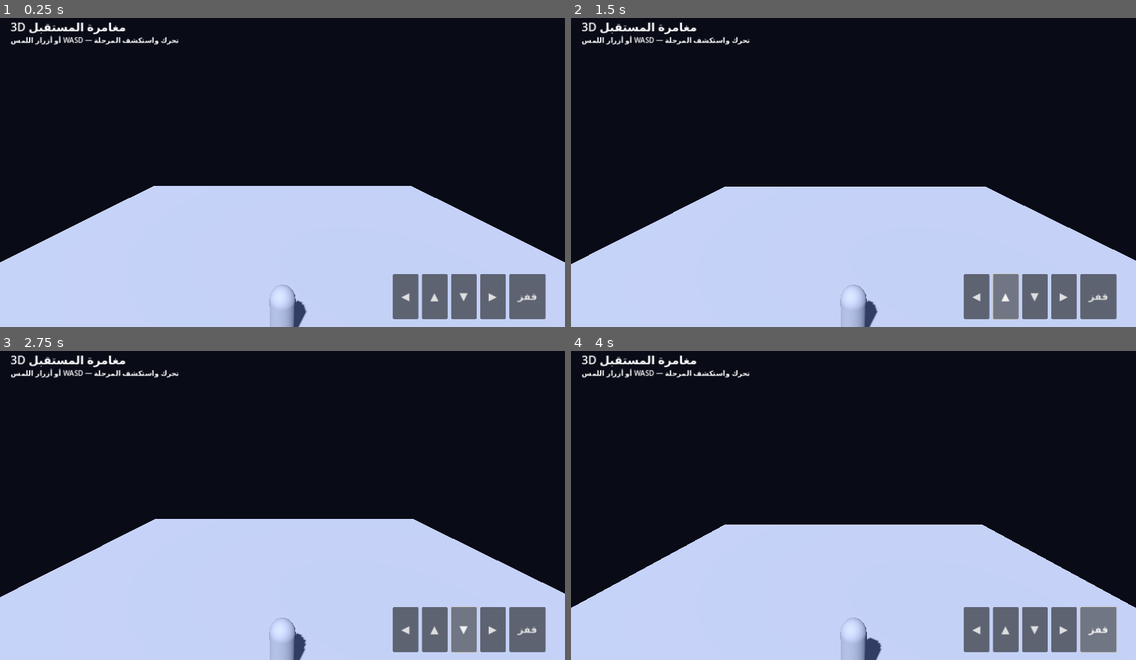
Above: before the commit, frames 1-4 (two rows, left to right).
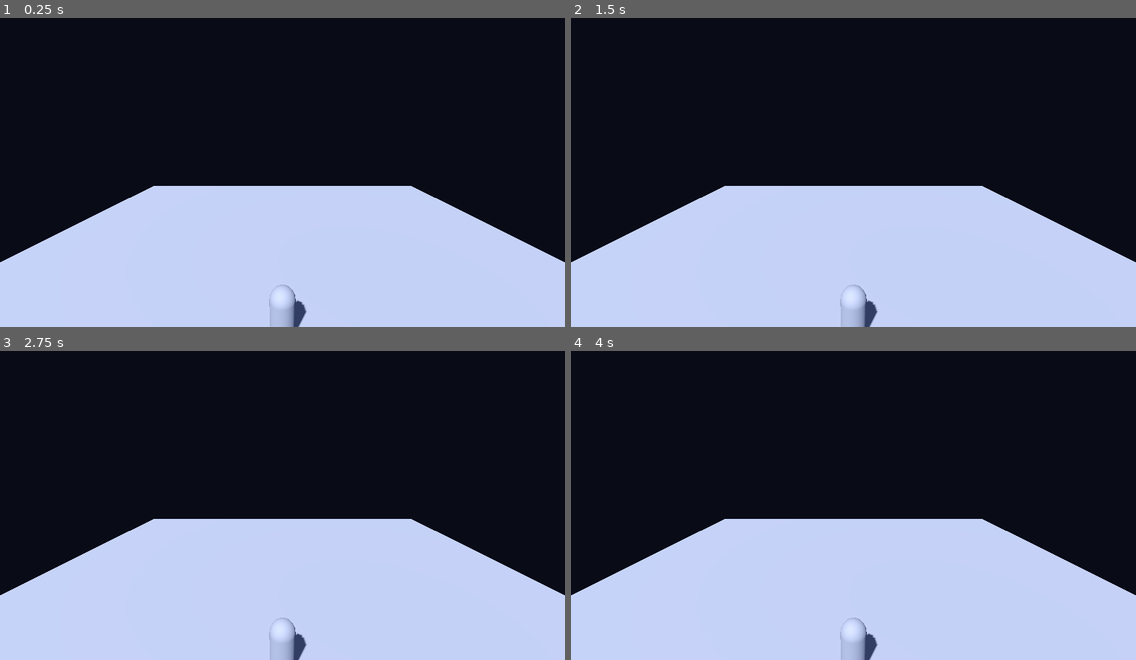
Above: after the commit, the same moments.

Repository: husinalzerjaoe-ship-it/future-youth-forum
Game: Godot game, scene res://scenes/main.tscn
Same seed, same stepped clock (60 frames per second), same inputs: the game is played once before the commit and once after it.
Inputs (mouse positions are in pixels of both pictures, inside the frame that each line leads up to):
- Up to frame 1 (0.25 s): no input
- Up to frame 2 (1.5 s): click (977, 296) at 0.5 s, where only the run before the commit has a clickable "◀"; click (1006, 296) at 1.25 s, where only the run before the commit has a clickable "▲"
- Up to frame 3 (2.75 s): click (463, 629) at 2 s, where only the run before the commit has a clickable "▼"
- Up to frame 4 (4 s): click (1062, 629) at 2.75 s, where only the run before the commit has a clickable "▶"; click (1096, 629) at 3.5 s, where only the run before the commit has a clickable "قفز"

The runs differ from the first frame. In frame 1, 4.2% of the frame differs, in the area x 1-97%, y 1-98%; in frame 2, 4.6%; in frame 3, 4.5%; in frame 4, 6.8%, in the area x 0-100%, y 1-100%.
Error after the commit: Parse Error: Cannot infer the type of "lane" variable because the value doesn't have a set type. (res://scripts/main.gd:126)

Commit message:
Add three playable 3D mini-adventure modes and mobile controls

Diff:
--- a/godot/scripts/main.gd
+++ b/godot/scripts/main.gd
@@ -2,28 +2,56 @@
 
 @onready var player: CharacterBody3D = $Player
 
+var _score := 0
+var _total := 0
+var _mode := "treasure"
+var _score_label: Label
+var _status_label: Label
+var _level_root: Node3D
+
+const MODES := {
+    "treasure": "كنز الجزر",
+    "runner": "سباق الحواجز",
+    "targets": "صياد الأهداف"
+}
+
 func _ready() -> void:
+    _level_root = Node3D.new()
+    _level_root.name = "GeneratedLevel"
+    add_child(_level_root)
     _build_mobile_hud()
+    _load_mode("treasure")
 
 func _build_mobile_hud() -> void:
     var layer := CanvasLayer.new()
     add_child(layer)
-
     var root := Control.new()
     root.set_anchors_and_offsets_preset(Control.PRESET_FULL_RECT)
     layer.add_child(root)
 
     var title := Label.new()
-    title.text = "مغامرة المستقبل 3D"
-    title.position = Vector2(24, 20)
-    title.add_theme_font_size_override("font_size", 26)
+    title.text = "مغامرات المستقبل 3D"
+    title.position = Vector2(20, 12)
+    title.add_theme_font_size_override("font_size", 25)
     root.add_child(title)
 
-    var hint := Label.new()
-    hint.text = "تحرك واستكشف المرحلة — WASD أو أزرار اللمس"
-    hint.position = Vector2(24, 58)
-    hint.add_theme_font_size_override("font_size", 16)
-    root.add_child(hint)
+    _score_label = Label.new()
+    _score_label.position = Vector2(20, 48)
+    _score_label.add_theme_font_size_override("font_size", 18)
+    root.add_child(_score_label)
+
+    _status_label = Label.new()
+    _status_label.position = Vector2(20, 76)
+    _status_label.add_theme_font_size_override("font_size", 15)
+    root.add_child(_status_label)
+
+    var modes := HBoxContainer.new()
+    modes.position = Vector2(16, 112)
+    modes.add_theme_constant_override("separation", 7)
+    root.add_child(modes)
+    _add_mode_button(modes, "كنز", "treasure")
+    _add_mode_button(modes, "حواجز", "runner")
+    _add_mode_button(modes, "أهداف", "targets")
 
     var controls := HBoxContainer.new()
     controls.anchor_left = 1.0
@@ -31,12 +59,11 @@
     controls.anchor_right = 1.0
     controls.anchor_bottom = 1.0
     controls.offset_left = -390
-    controls.offset_top = -120
-    controls.offset_right = -18
-    controls.offset_bottom = -18
-    controls.add_theme_constant_override("separation", 8)
+    controls.offset_top = -112
+    controls.offset_right = -14
+    controls.offset_bottom = -14
+    controls.add_theme_constant_override("separation", 7)
     root.add_child(controls)
-
     _add_move_button(controls, "◀", Vector2.LEFT)
     _add_move_button(controls, "▲", Vector2.UP)
     _add_move_button(controls, "▼", Vector2.DOWN)
@@ -44,16 +71,127 @@
 
     var jump := Button.new()
     jump.text = "قفز"
-    jump.custom_minimum_size = Vector2(82, 82)
-    jump.add_theme_font_size_override("font_size", 22)
+    jump.custom_minimum_size = Vector2(76, 76)
+    jump.add_theme_font_size_override("font_size", 20)
     jump.button_down.connect(player.request_mobile_jump)
     controls.add_child(jump)
+
+func _add_mode_button(parent: HBoxContainer, caption: String, mode: String) -> void:
+    var button := Button.new()
+    button.text = caption
+    button.custom_minimum_size = Vector2(90, 42)
+    button.pressed.connect(func(): _load_mode(mode))
+    parent.add_child(button)
 
 func _add_move_button(parent: HBoxContainer, caption: String, direction: Vector2) -> void:
     var button := Button.new()
     button.text = caption
-    button.custom_minimum_size = Vector2(58, 82)
-    button.add_theme_font_size_override("font_size", 24)
+    button.custom_minimum_size = Vector2(54, 76)
+    button.add_theme_font_size_override("font_size", 22)
     button.button_down.connect(func(): player.set_mobile_move(direction))
     button.button_up.connect(func(): player.set_mobile_move(Vector2.ZERO))
     parent.add_child(button)
+
+func _load_mode(mode: String) -> void:
+    _mode = mode
+    _score = 0
+    _level_root.queue_free()
+    _level_root = Node3D.new()
+    _level_root.name = "GeneratedLevel"
+    add_child(_level_root)
+    player.global_position = Vector3(0, 1.1, 7)
+    player.velocity = Vector3.ZERO
+
+    match _mode:
+        "treasure":
+            _build_treasure_level()
+        "runner":
+            _build_runner_level()
+        "targets":
+            _build_target_level()
+    _update_score()
+    _status_label.text = MODES[_mode] + " — اجمع كل العناصر!"
+
+func _build_treasure_level() -> void:
+    _total = 12
+    for i in range(12):
+        var x := float((i % 4) * 5 - 7)
+        var z := float(-4 - int(i / 4) * 6)
+        _add_pickup(Vector3(x, 1.0 + float(i % 3) * 0.4, z), Color(1.0, 0.78, 0.18), "جوهرة")
+
+func _build_runner_level() -> void:
+    _total = 8
+    for i in range(8):
+        var z := -3.0 - float(i) * 3.0
+        var lane := [-3.0, 0.0, 3.0][i % 3]
+        _add_box(Vector3(lane, 0.55, z), Vector3(1.6, 1.1, 1.2), Color(0.9, 0.25, 0.35))
+        _add_pickup(Vector3(-lane, 1.0, z - 1.2), Color(0.25, 0.9, 0.85), "شارة")
+    _total = 8
+    _status_label.text = "اقفز فوق الحواجز واجمع الشارات"
+
+func _build_target_level() -> void:
+    _total = 10
+    for i in range(10):
+        var angle := TAU * float(i) / 10.0
+        var position := Vector3(cos(angle) * 8.0, 1.2 + float(i % 3), -7.0 + sin(angle) * 5.0)
+        _add_pickup(position, Color(0.35, 0.65, 1.0), "هدف")
+    _status_label.text = "تحرك نحو الأهداف المضيئة واجمعها"
+
+func _add_box(position: Vector3, size: Vector3, color: Color) -> void:
+    var body := StaticBody3D.new()
+    body.position = position
+    _level_root.add_child(body)
+    var mesh_instance := MeshInstance3D.new()
+    var mesh := BoxMesh.new()
+    mesh.size = size
+    mesh_instance.mesh = mesh
+    var material := StandardMaterial3D.new()
+    material.albedo_color = color
+    material.metallic = 0.25
+    material.roughness = 0.35
+    mesh_instance.material_override = material
+    body.add_child(mesh_instance)
+    var collision := CollisionShape3D.new()
+    var shape := BoxShape3D.new()
+    shape.size = size
+    collision.shape = shape
+    body.add_child(collision)
+
+func _add_pickup(position: Vector3, color: Color, kind: String) -> void:
+    var pickup := Area3D.new()
+    pickup.position = position
+    pickup.collision_layer = 0
+    pickup.collision_mask = 1
+    _level_root.add_child(pickup)
+
+    var mesh_instance := MeshInstance3D.new()
+    var mesh := SphereMesh.new()
+    mesh.radius = 0.42
+    mesh.height = 0.84
+    mesh_instance.mesh = mesh
+    var material := StandardMaterial3D.new()
+    material.albedo_color = color
+    material.emission_enabled = true
+    material.emission = color
+    material.emission_energy_multiplier = 1.2
+    mesh_instance.material_override = material
+    pickup.add_child(mesh_instance)
+
+    var collision := CollisionShape3D.new()
+    var shape := SphereShape3D.new()
+    shape.radius = 0.8
+    collision.shape = shape
+    pickup.add_child(collision)
+    pickup.body_entered.connect(_on_pickup_entered.bind(pickup, kind))
+
+func _on_pickup_entered(body: Node3D, pickup: Area3D, kind: String) -> void:
+    if body != player or not is_instance_valid(pickup):
+        return
+    _score += 1
+    pickup.queue_free()
+    _update_score()
+    if _score >= _total:
+        _status_label.text = "أحسنت! أكملت " + MODES[_mode] + " 🏆"
+
+func _update_score() -> void:
+    _score_label.text = "النقاط: %d / %d" % [_score, _total]
